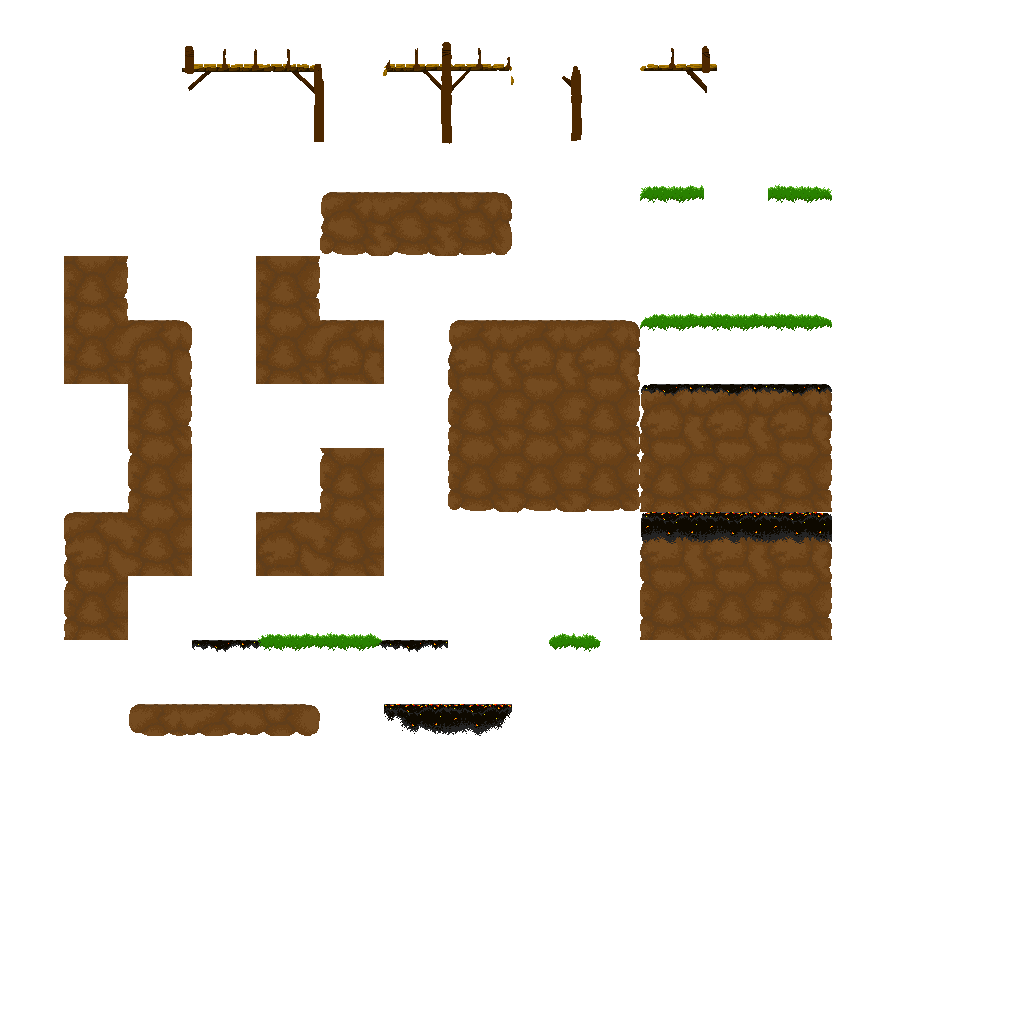
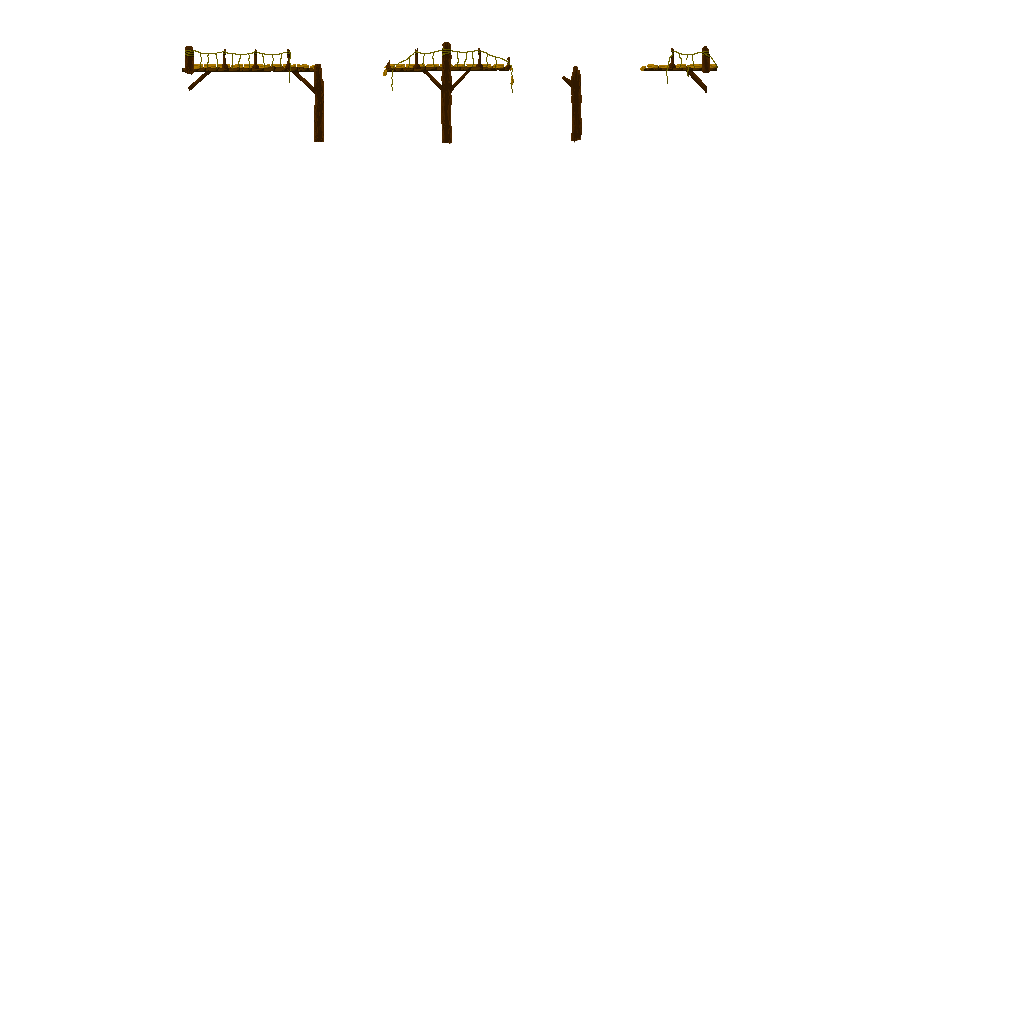
Layers edited between the first and the second w=1024, h=1024 image:
showed "PoleShadows" over [left=184, top=42, right=718, bottom=192]
painted on "BridgeBase" over [left=185, top=64, right=718, bottom=192]
hid "DeepBurnRightTop" over [left=576, top=384, right=832, bottom=640]
hid "RightTop" over [left=384, top=192, right=704, bottom=448]
hid "DeepBurnLeftTop" over [left=448, top=384, right=704, bottom=640]
hid "LeftTop" over [left=256, top=192, right=512, bottom=448]
hid "DeepBurnMidTop" over [left=512, top=384, right=768, bottom=640]
hid "MitTopToMid_LeftRounded" over [left=64, top=256, right=320, bottom=640]
hid "MitTopToMid_Left" over [left=128, top=192, right=512, bottom=640]
hid "MitTopToMid_RightRounded" over [left=64, top=256, right=320, bottom=640]
hid "MitTopToMid_Right" over [left=128, top=192, right=512, bottom=640]
hid "Copy of LeftMid" (3rd of 4) over [left=576, top=320, right=832, bottom=640]
hid "MidToTopMidRight" over [left=128, top=192, right=512, bottom=640]
hid "MidToTopMidLeft" over [left=128, top=320, right=512, bottom=652]
hid "GrassInsetLeftMid" over [left=256, top=320, right=640, bottom=736]
hid "Copy of LeftMid" (4th of 4) over [left=64, top=320, right=320, bottom=640]
hid "RightSingleHalf" over [left=64, top=512, right=384, bottom=736]
hid "LeftSingleHalf" over [left=64, top=512, right=384, bottom=736]
hid "RightSingleBot" over [left=256, top=42, right=576, bottom=320]
hid "MidSingleBot" over [left=192, top=42, right=512, bottom=320]
hid "LeftSingleBot" over [left=184, top=42, right=576, bottom=320]
hid "Copy of RightMid" (6th of 6) over [left=128, top=64, right=384, bottom=384]
hid "RightMid" over [left=448, top=192, right=704, bottom=512]
hid "RightBot" over [left=448, top=313, right=704, bottom=576]
…and 40 more changes (40 visibility)
